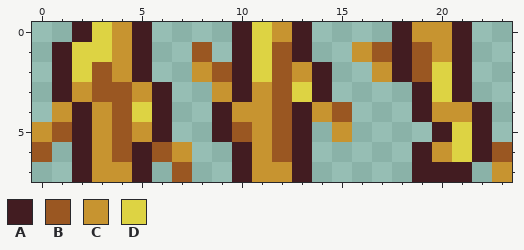
Pixel-art sprite, stored at Tiles/Overgrow/VineOvergrowFlow.png. Above, as it was before the edit.
The file is 48x16 pixels, drawn in blocks of 2x2; one block is one cell here.
Palette (. is transparent): A #421c21  B #9a5722  C #c79430  D #ddd343
Pixels before, first column x 0:
0 ..ADCA....ADCA....ACCA..
1 .ADDCA..B.ADBA..CBABCA..
2 .ADBCA..CBADBCA..CABDA..
3 .ACBBCA..CACBDA....ADA..
4 .CACBDA..ACCBACB...ACCA.
5 CBACBCA..ABCBA.C....ADA.
6 B.ACBABC..ACBA.....ACDAB
7 ..ACCA.B..ACCA.....AAA.C
The same view after the edit:
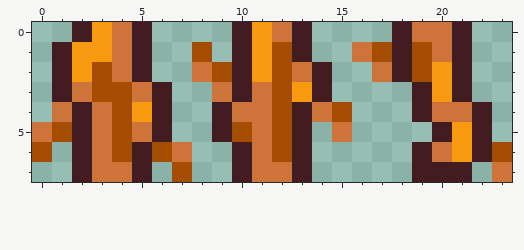
Edits made:
colour B: #9a5722 -> #a44d02
colour C: #c79430 -> #ce743b
colour D: #ddd343 -> #f79a0f
